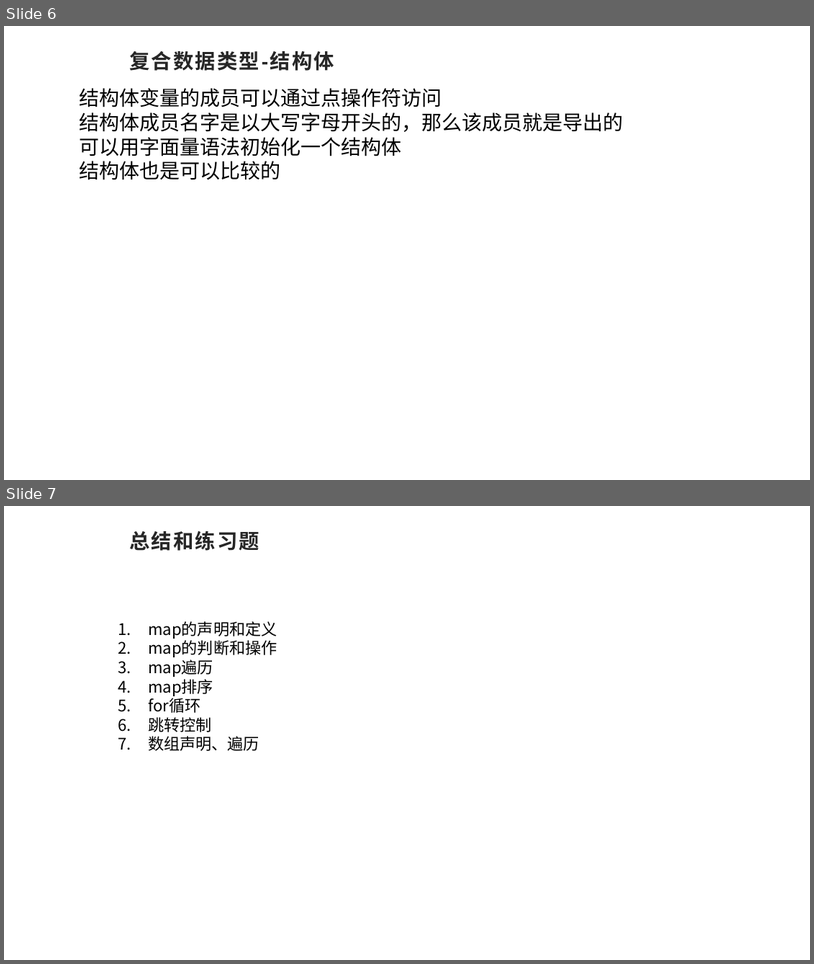
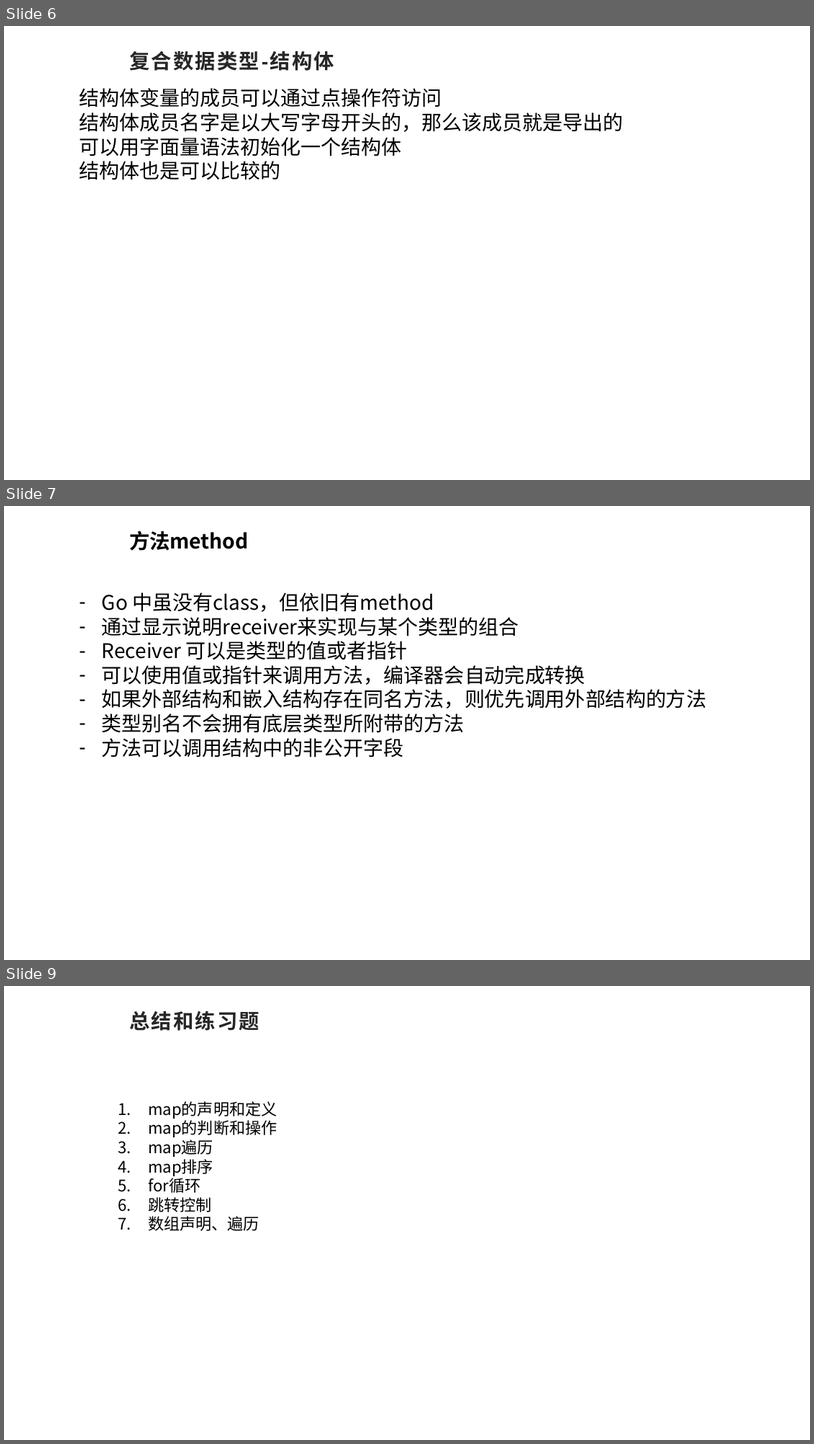
Before and after one commit to sqc157400661/better_study_for_golang, a slide deck: 04/go基础知识.pptx. Shown one above the other, each under a label of ours: slides 6 and 7 before the commit, slides 6, 7 and 9 after it; the slides between them are not shown. The pictures are 814x964 and 814x1444 pixels, drawn with LibreOffice and Linux fonts; fonts in the diff are those of the drawing; background and template pictures are left out. Boxes give left, top, right and bottom in pixels: in the first picture for what was removed or moved away, otherwise in the second. Text is boxed around its words. In the diff, an @@ line names an element or a change of style, - is before the commit and + after.

Commit message:
结构体知识完善

```diff
--- a/04/go基础知识.pptx
+++ b/04/go基础知识.pptx
@@ slide 7 added at [4, 506, 810, 960], background picture (left out) @@
@@ title added at [129, 530, 249, 551], 24.3 pt, text #000000, bold @@
+方法method
@@ text added at [102, 592, 707, 757], 24 pt, text #000000 @@
+– Go 中虽没有class，但依旧有method
+– 通过显示说明receiver来实现与某个类型的组合
+– Receiver 可以是类型的值或者指针
+– 可以使用值或指针来调用方法，编译器会自动完成转换
+– 如果外部结构和嵌入结构存在同名方法，则优先调用外部结构的方法
+– 类型别名不会拥有底层类型所附带的方法
+– 方法可以调用结构中的非公开字段
@@ what was slide 7 is now slide 9 @@
```
Also in this commit, not shown: 1 other slide added, 2 other files.
